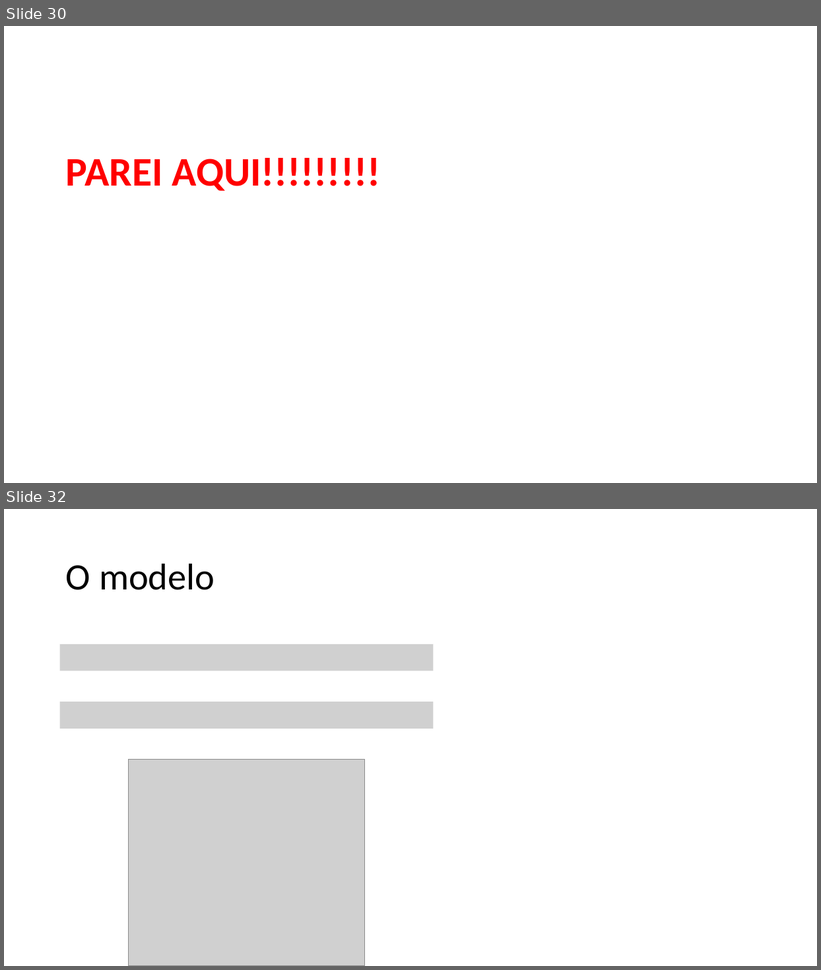
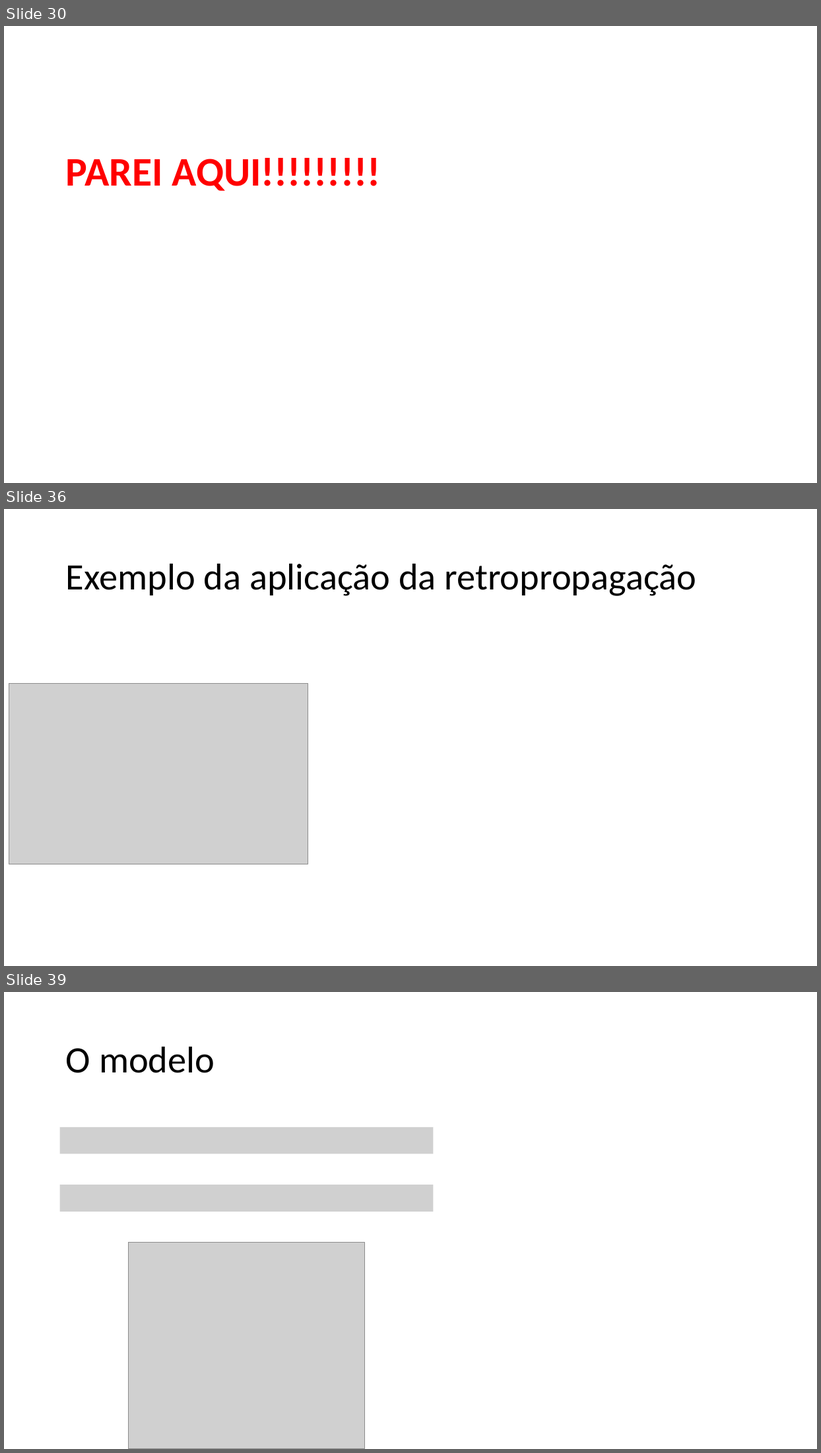
Before and after one commit to zz4fap/c24_inteligencia_artificial, a slide deck: slides/C24_MLP.pptx. Shown one above the other, each under a label of ours: slides 30 and 32 before the commit, slides 30, 36 and 39 after it; the slides between them are not shown. The pictures are 821x970 and 821x1453 pixels, drawn with LibreOffice and Linux fonts; fonts in the diff are those of the drawing; grey boxes stand for pictures. Boxes give left, top, right and bottom in pixels: in the first picture for what was removed or moved away, otherwise in the second. Text is boxed around its words. In the diff, an @@ line names an element or a change of style, - is before the commit and + after.

```diff
--- a/slides/C24_MLP.pptx
+++ b/slides/C24_MLP.pptx
@@ slide 36 added at (4,509,817,966), background #FFFFFF @@
@@ title added at (66,563,697,596), 44 pt, text #000000 @@
+Exemplo da aplicação da retropropagação
@@ picture added at (9,683,308,864) @@
@@ what was slide 32 is now slide 39 @@
```
Also in this commit, not shown: 3 slides changed, 6 other slides added.
